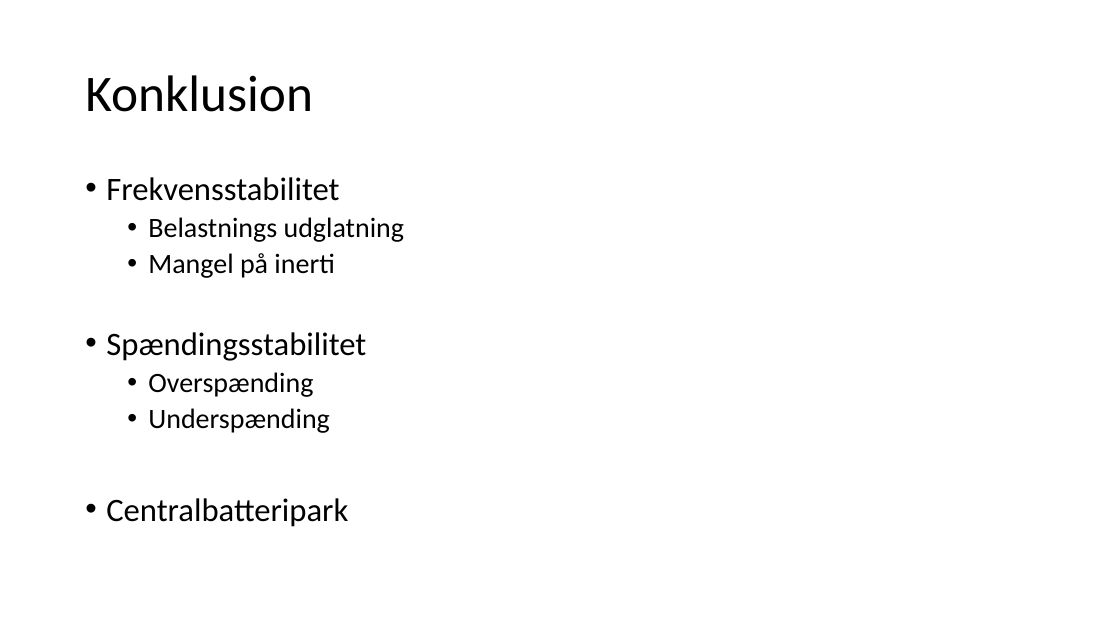
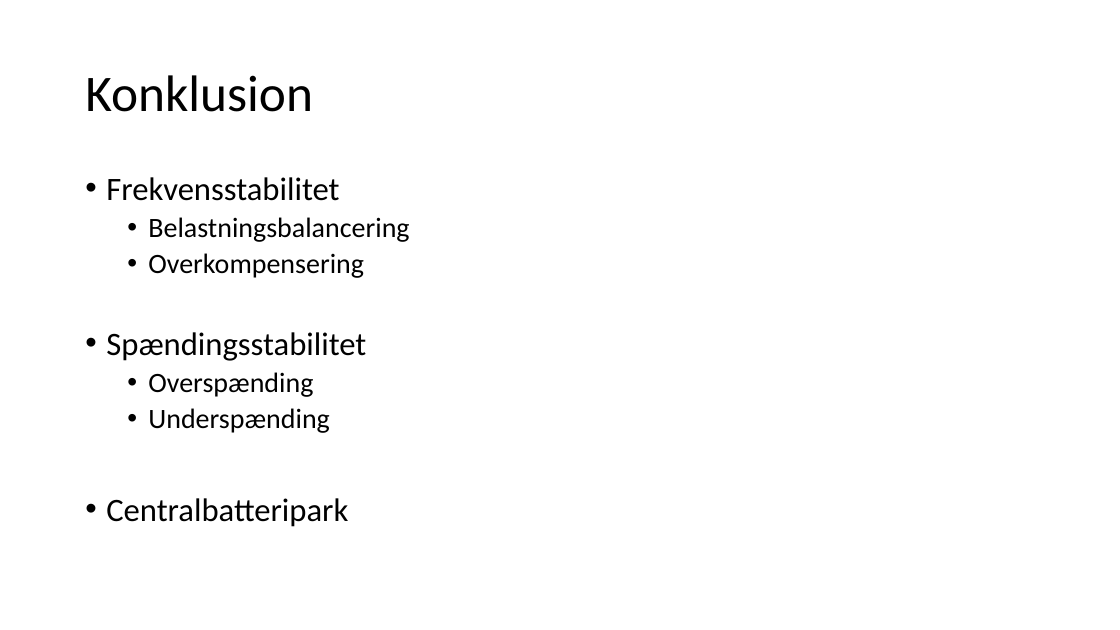
Before and after one commit to LauridsGJ/Energy-System-Stability, a slide deck: slide 5 of Præsentation.pptx. Drawn at 1120x630 pixels with LibreOffice and Linux fonts; fonts in the diff are those of the drawing. Boxes give left, top, right and bottom in pixels: in the first picture for what was removed or moved away, otherwise in the second. Text is boxed around its words. In the diff, an @@ line names an element or a change of style, - is before the commit and + after.

```diff
--- a/Præsentation.pptx
+++ b/Præsentation.pptx
@@ text at (148,217,409,278): text changed @@
-  • Belastnings udglatning
-  • Mangel på inerti
+  • Belastningsbalancering
+  • Overkompensering
```
Also in this commit, not shown: 3 other slides changed.
